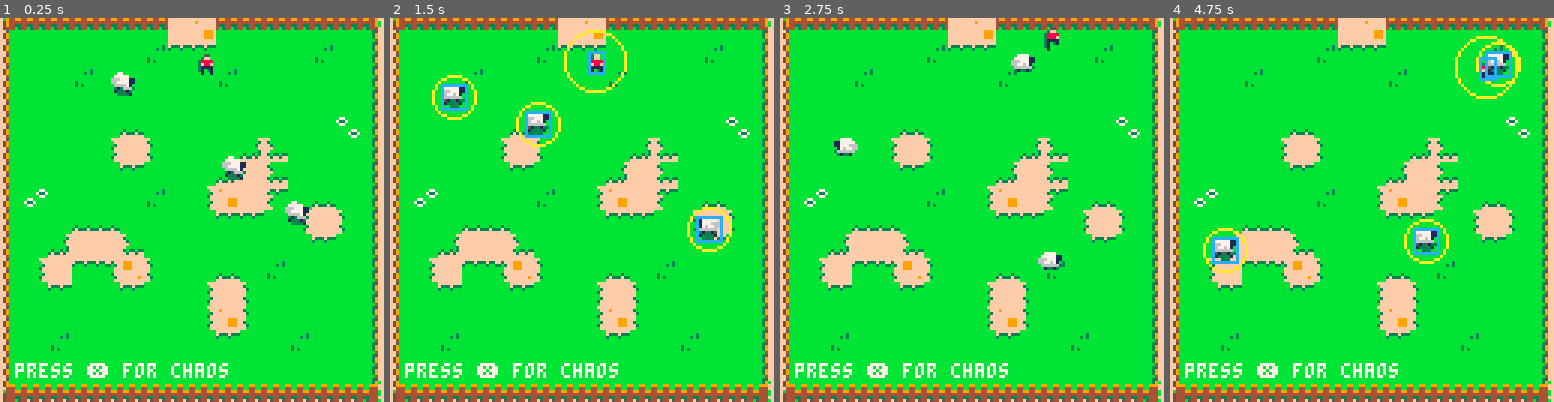
Above: before the commit, frames 1-4 (left to right).
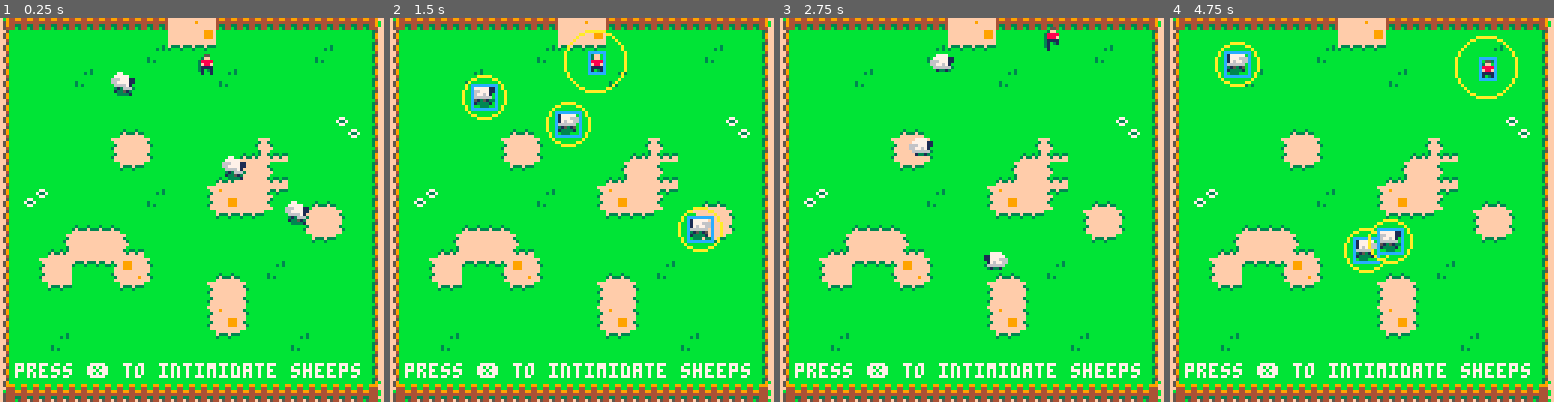
Above: after the commit, the same moments.

Repository: derpycoder/bull-sheep
Game: PICO-8 cartridge bull_sheep.p8
The game is run twice, just before and just after one commit, with the same random seed, the same clock (stepped at 60 frames per second) and the same inputs.
Inputs:
- Up to frame 1 (0.25 s): no input
- Up to frame 2 (1.5 s): tap X (X key) at 0.33, 1.07 s; tap O (Z key) at 0.7 s
- Up to frame 3 (2.75 s): hold Right 1.6-2.1 s; tap O (Z key) at 1.7, 2.1, 2.5 s; tap X (X key) at 1.85 s; hold Up 2.15-2.42 s; hold Right from 2.47 s (still down)
- Up to frame 4 (4.75 s): tap O (Z key) every 0.4 s from 2.9 to 4.5 s; tap X (X key) at 2.97, 4.08 s; release Right at 3.03 s; hold Left 3.08-3.58 s; hold Down 3.63-3.97 s; hold Right 4.02-4.68 s; hold Up from 4.73 s (still down)

The runs differ from the first frame. In frame 1, 1.0% of the frame differs, in the area x 32-94%, y 89-94%; in frame 2, 4.4%; in frame 3, 2.4%; in frame 4, 4.9%, in the area x 8-94%, y 6-94%.

Commit message:
Added Sheep Intimidation On Circle Hit

Diff:
--- a/bull_sheep.p8
+++ b/bull_sheep.p8
@@ -29,6 +29,8 @@
 
  for sheep in all(sheeps) do
   sheep:update()
+
+  shepheard:detect_hit(sheep)
  end
 
  local curr_time = time()
@@ -48,7 +50,7 @@
  cls()
  map(0,0)
 
- print('press ❎ for chaos',5,115,7)
+ print('press ❎ to intimidate sheeps', 5, 115, 7)
 
  shepheard:draw()
 
@@ -107,7 +109,7 @@
    self:bounce()
 
    if btnp(❎) then
-    self:chaos()
+    self:intimidate()
    end
   end,
   draw = function(self)
@@ -138,8 +140,8 @@
     sfx(0)
    end
   end,
-  chaos = function(self)
-   self.phys.dx = rnd(4) - 2
+  intimidate = function(self)
+   self.phys.dx = rnd(2) - 1
    self.phys.dy = rnd(2) - 1
   end
  }
@@ -268,6 +270,11 @@
   end,
   debug = function(self)
    debugger(self.transform)
+  end,
+  detect_hit = function(self, sheep)
+   if circ_overlap(self.transform, sheep.transform) then
+    sheep:intimidate()
+   end
   end
  }
 end
@@ -292,7 +299,10 @@
 end
 
 function circ_overlap(transformA, transformB)
-
+ local dx = transformB.x - transformA.x
+ local dy = transformB.y - transformA.y
+ local r = transformA.collider.circ.r + transformB.collider.circ.r
+ return dx * dx + dy * dy < r * r
 end
 
 
